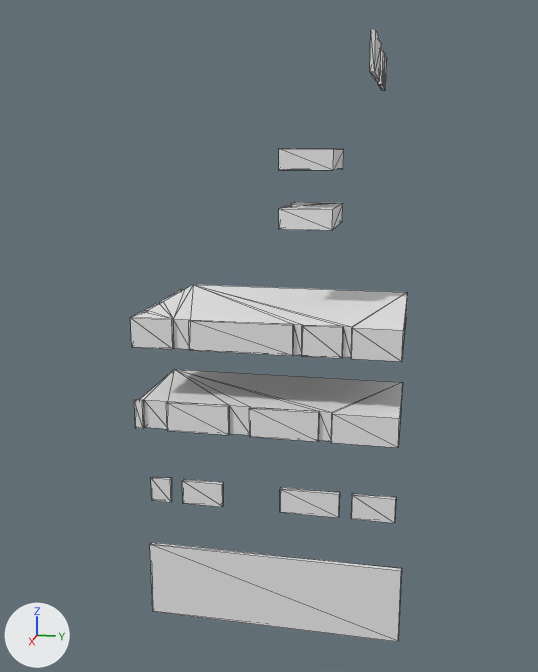
A saved change to the OBJ model Kakuto/Assets/Sprites/Background/City/SideBuildings1/SideBuildings1-3.obj.
Both versions are drawn from a 50 mm camera at (18.33, 3.24, 4.5) aimed at (0.1, -0.41, -0.06). Arrows for +X, +Y and +Z are at lower left; the lights stay in place. Mesh edges are drawn as thin lines. Where no turn or scale is listed for an object, it has been applied to the vertices.

In view in the first picture: 'SideBuildings1-3'.
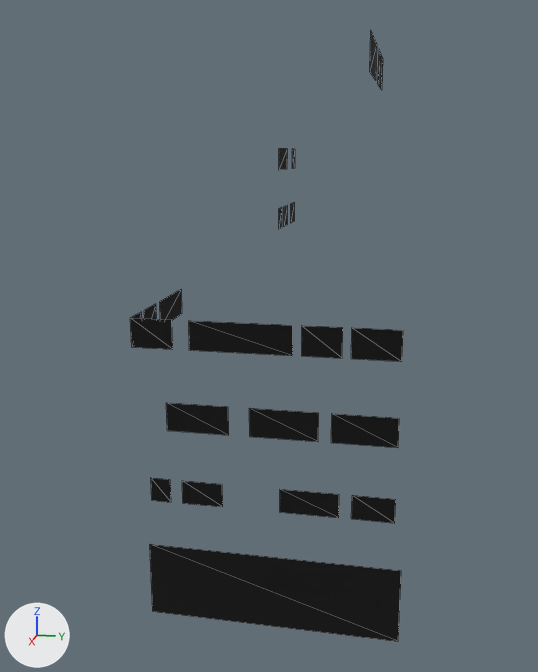
Where the change shows, as pixel boxes (x1, y1, x2, y2) in the pictures (538 x 672 px):
'SideBuildings1-3', recoloured, reshaped (white to black)
    before: (130, 29, 407, 642)
    after: (130, 31, 403, 642)
part 1 of me_sidebuildings1_3, deleted
    before: (279, 29, 387, 230)
part 2 of me_sidebuildings1_3, deleted
    before: (131, 285, 407, 612)

What the commit changed:
Material 'SideBuildings1_4:palette' (mat_sidebuildings1_4_palette) changes colour from white #e7e7e7 to black #000000; in linear values from (0.8, 0.8, 0.8) to (0.0, 0.0, 0.0).
me_sidebuildings1_3 is used by ob_sidebuildings1_3; location (0.0, 0.0, 0.0).
me_sidebuildings1_3 had 192 vertices, 336 faces and spanned x -2.45..2.45, y -3.2..3.2, z -6.9..6.9.
me_sidebuildings1_3 now has 90 vertices, 46 faces and spans x -2.45..2.45, y -3.2..3.2, z -6.9..6.9.
Part 1, on me_sidebuildings1_3:
32 vertices are removed from x -2.45..2.25, y 0.0..2.2, z 2.7..6.9.
92 faces are deleted.
Part 2, on me_sidebuildings1_3:
70 vertices are removed from x -2.15..2.45, y -3.2..3.2, z -6.9..0.8.
198 faces are deleted.
